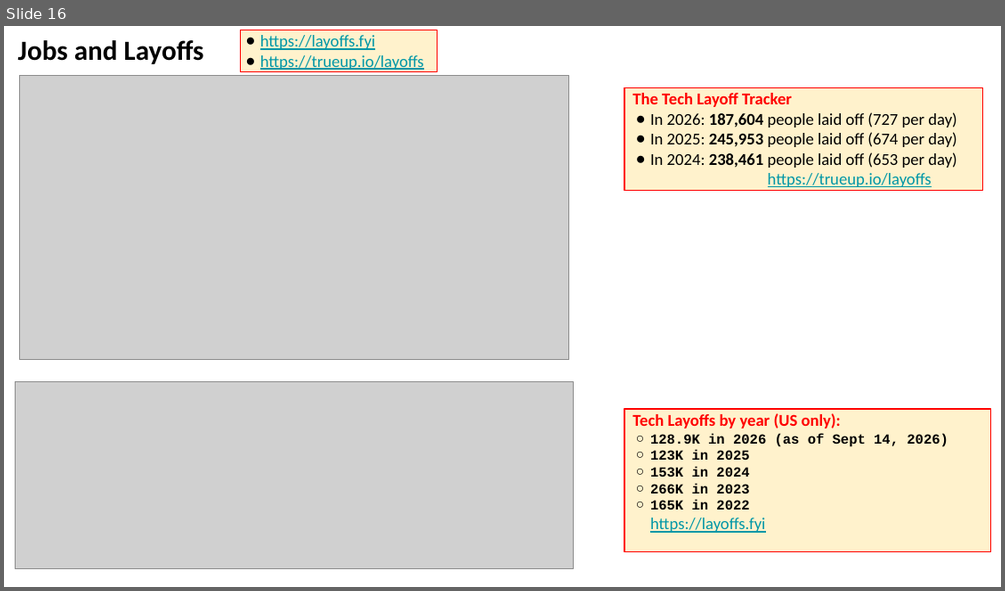
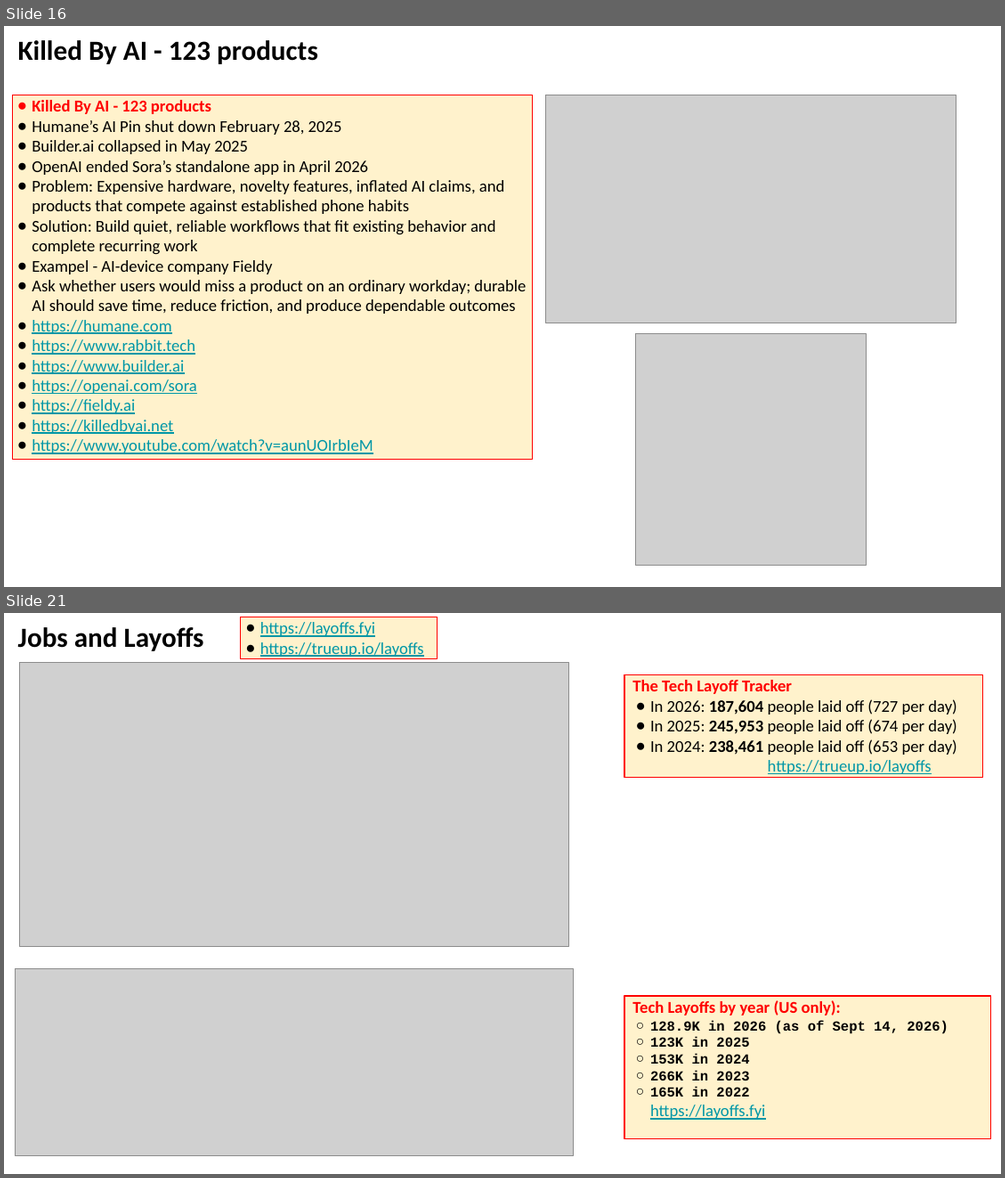
Before and after one commit to lselector/seminar, a slide deck: 2026/2026-09-18-AI-News.pptx. Shown one above the other, each under a label of ours: slide 16 before the commit, slides 16 and 21 after it; the slides between them are not shown. The pictures are 1005x591 and 1005x1178 pixels, drawn with LibreOffice and Linux fonts; fonts in the diff are those of the drawing; grey boxes stand for pictures. Boxes give left, top, right and bottom in pixels: in the first picture for what was removed or moved away, otherwise in the second. Text is boxed around its words. In the diff, an @@ line names an element or a change of style, - is before the commit and + after.

```diff
--- a/2026/2026-09-18-AI-News.pptx
+++ b/2026/2026-09-18-AI-News.pptx
@@ slide 16 added at (x1=4, y1=26, x2=1001, y2=587), background #FFFFFF @@
@@ text added at (x1=18, y1=40, x2=318, y2=64), 20 pt, text #000000, bold @@
+Killed By AI - 123 products
@@ rectangle added at (x1=12, y1=95, x2=533, y2=459), fill #FFF2CC, outline #FF0000 0.75 pt, 12 pt, text #000000 @@
+● Killed By AI - 123 products
+● Humane’s AI Pin shut down February 28, 2025
+● Builder.ai collapsed in May 2025
+● OpenAI ended Sora’s standalone app in April 2026
+● Problem: Expensive hardware, novelty features, inflated AI claims, and products that compete against established phone habits
+● Solution: Build quiet, reliable workflows that fit existing behavior and complete recurring work
+● Exampel - AI-device company Fieldy
+● Ask whether users would miss a product on an ordinary workday; durable AI should save time, reduce friction, and produce dependable outcomes
+● https://humane.com
+● https://www.rabbit.tech
+● https://www.builder.ai
+● https://openai.com/sora
+● https://fieldy.ai
+● https://killedbyai.net
+● https://www.youtube.com/watch?v=aunUOIrbIeM
@@ picture added at (x1=545, y1=95, x2=956, y2=323) @@
@@ picture added at (x1=635, y1=334, x2=866, y2=565) @@
@@ what was slide 16 is now slide 21 @@
```
Also in this commit, not shown: 3 slides changed, 8 other slides added.
